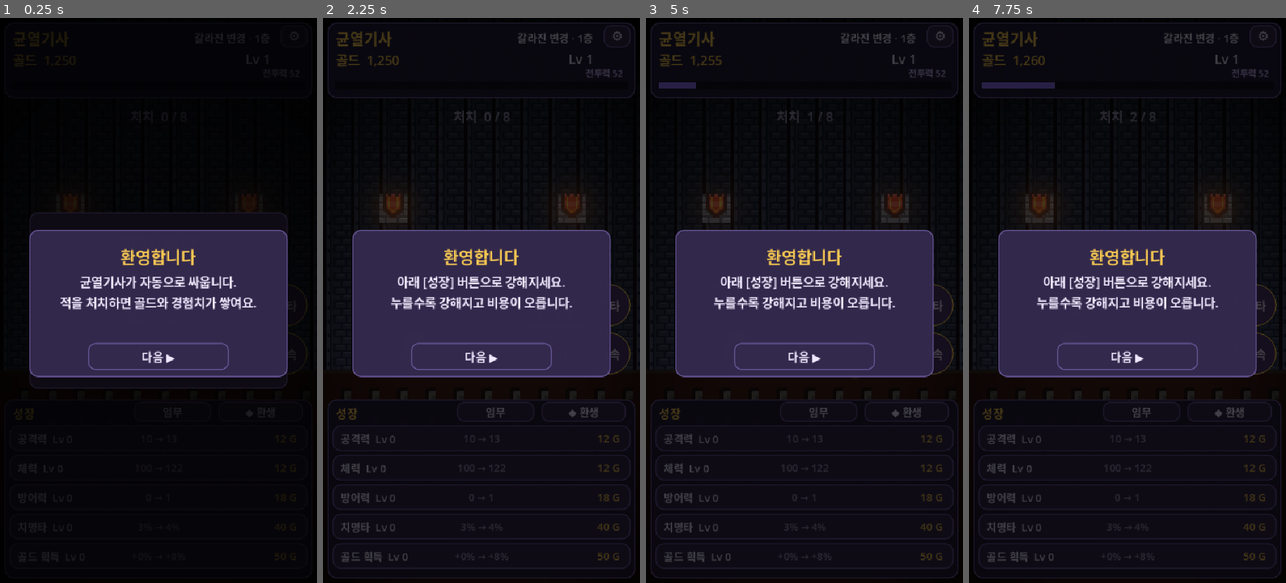
Above: before the commit, frames 1-4 (left to right).
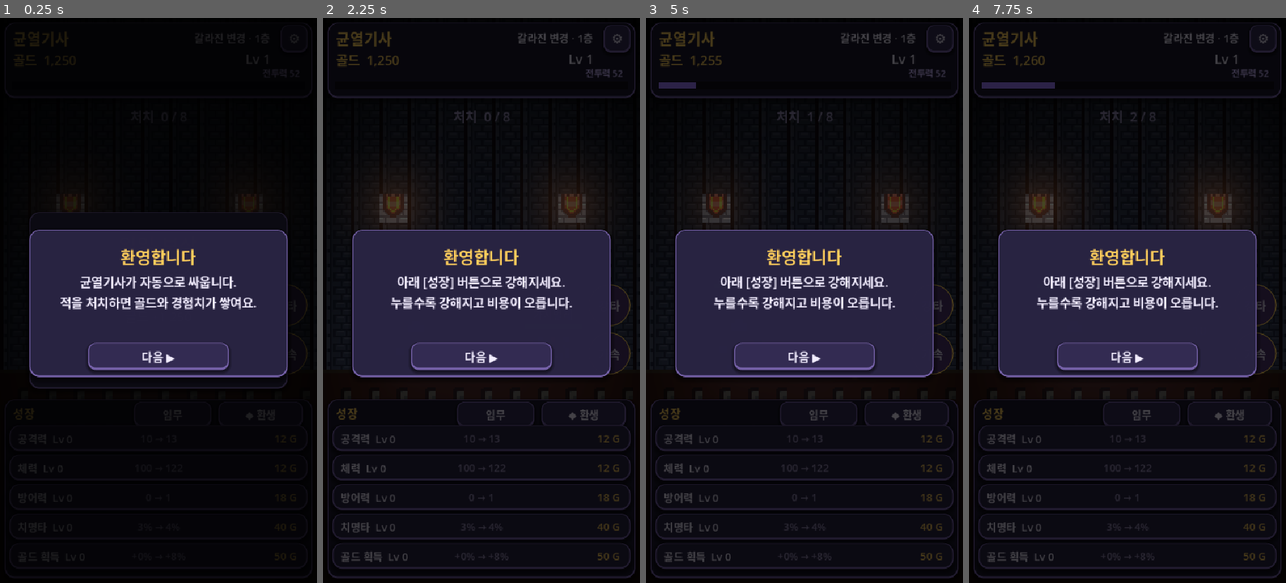
Above: after the commit, the same moments.

Repository: BN8624/unknown
Game: Godot game, scene res://Main.tscn
Same seed, same stepped clock (60 frames per second), same inputs: the game is played once before the commit and once after it.
Inputs (mouse positions are in pixels of both pictures, inside the frame that each line leads up to):
- Up to frame 1 (0.25 s): no input
- Up to frame 2 (2.25 s): click "다음 ▶" at 0.5 s; click "⚙" at 1.25 s; click "임무" at 2 s
- Up to frame 3 (5 s): click "◆ 환생" at 2.75 s; click (804, 436) at 3.52 s; click (804, 470) at 4.27 s
- Up to frame 4 (7.75 s): click (1127, 498) at 5.02 s; click (1127, 526) at 5.77 s; click (1127, 554) at 6.52 s; click "강타" at 7.25 s

The runs differ from the first frame. In frame 1, 0.8% of the frame differs, in the area x 9-91%, y 34-72%; in frame 2, 1.0%, in the area x 1-99%, y 1-99%; in frame 3, 1.0%; in frame 4, 1.0%.

Commit message:
fix+polish: 환생상점 6행 겹침 수정 + UI/그래픽 폴리시
- 버그: 균열석 상점에 처형·각성 추가로 6행이 됐는데 레이아웃이 4행
  기준이라 '환생하고 받기' 버튼이 각성 행을 덮어 탭 불가 → 6행 레이아웃
  재배치(겹침 제거).
- UI 폴리시: 패널/버튼에 소프트 섀도우·하단 베벨·콘텐츠 여백, 다크
  인디고+금색 팔레트로 통일(_new_panel/_style_button 중앙 개선 → 전역 적용).
- 그래픽: 픽셀 캐릭터에 1px 외곽선 셰이더(배경 분리)·확대(영웅104·적 r*2.7)
  ·발치 광원·횃불 가산 글로우로 입체감/분위기 강화.

Co-Authored-By: Claude Opus 4.8 <noreply@anthropic.com>

Diff:
--- a/Main.gd
+++ b/Main.gd
@@ -4,16 +4,20 @@
 const GameData := preload("res://reset/GameData.gd")
 const SaveSystem := preload("res://reset/SaveSystem.gd")
 
-# ── 팔레트 ───────────────────────────────────────────────────────
-const COL_PANEL := Color(0.14, 0.11, 0.22, 0.96)
-const COL_PANEL_HI := Color(0.20, 0.16, 0.30, 0.98)
-const COL_BORDER := Color(0.40, 0.33, 0.58)
-const COL_GOLD := Color(0.96, 0.78, 0.32)
-const COL_TEXT := Color(0.93, 0.91, 0.99)
-const COL_DIM := Color(0.62, 0.58, 0.72)
-const COL_HP := Color(0.35, 0.82, 0.42)
-const COL_HP_BOSS := Color(0.86, 0.32, 0.34)
-const COL_EXP := Color(0.55, 0.45, 0.95)
+# ── 팔레트(다크 판타지: 심해 인디고 + 금색 강조) ─────────────────
+const COL_PANEL := Color(0.10, 0.09, 0.17, 0.97)
+const COL_PANEL_HI := Color(0.16, 0.14, 0.26, 0.98)
+const COL_BTN := Color(0.20, 0.17, 0.32)
+const COL_BTN_HI := Color(0.30, 0.25, 0.46)
+const COL_BORDER := Color(0.46, 0.38, 0.66)
+const COL_BEVEL := Color(0.66, 0.56, 0.92, 0.55)   # 윗변 하이라이트
+const COL_SHADOW := Color(0.0, 0.0, 0.0, 0.45)
+const COL_GOLD := Color(1.0, 0.81, 0.36)
+const COL_TEXT := Color(0.95, 0.93, 1.0)
+const COL_DIM := Color(0.60, 0.56, 0.72)
+const COL_HP := Color(0.40, 0.85, 0.46)
+const COL_HP_BOSS := Color(0.90, 0.30, 0.34)
+const COL_EXP := Color(0.62, 0.48, 1.0)
 
 const GROUND_Y := 600.0
 const HERO_X := 158.0
@@ -497,11 +501,26 @@
 		return load(path)
 	return null
 
+var _add_mat: CanvasItemMaterial
+func _get_add_mat() -> CanvasItemMaterial:
+	if _add_mat == null:
+		_add_mat = CanvasItemMaterial.new()
+		_add_mat.blend_mode = CanvasItemMaterial.BLEND_MODE_ADD
+	return _add_mat
+
 func _gen_sprite(name: String, pos: Vector2, modulate := Color.WHITE) -> Sprite2D:
 	var s := Sprite2D.new()
 	s.texture = _load_gen(name)
 	s.position = pos
 	s.modulate = modulate
+	return s
+
+# 빛 글로우(가산 혼합 → 진짜 광원처럼 빛난다).
+func _light(pos: Vector2, scale: float, color: Color) -> Sprite2D:
+	var s := _gen_sprite("glow", pos, color)
+	if s.texture != null:
+		s.material = _get_add_mat()
+		s.scale = Vector2(scale, scale)
 	return s
 
 func _build_background() -> void:
@@ -519,15 +538,18 @@
 	bg_layer.mouse_filter = Control.MOUSE_FILTER_IGNORE
 	add_child(bg_layer)
 
-	# 벽 횃불 위치(합성 이미지 기준)에 흔들리는 불빛 글로우
+	# 벽 횃불 광원(가산 글로우, 흔들림)
 	for tx in [120.0, 424.0]:
-		var glow := _gen_sprite("glow", Vector2(tx, 322), Color(1.0, 0.55, 0.2, 0.5))
+		var glow := _light(Vector2(tx, 318), 1.15, Color(1.0, 0.55, 0.22, 0.5))
 		if glow.texture != null:
-			glow.scale = Vector2(0.7, 0.7)
 			add_child(glow)
 			var tw := create_tween().set_loops()
-			tw.tween_property(glow, "modulate:a", 0.32, 0.9).set_trans(Tween.TRANS_SINE)
-			tw.tween_property(glow, "modulate:a", 0.55, 1.1).set_trans(Tween.TRANS_SINE)
+			tw.tween_property(glow, "modulate:a", 0.34, 0.9).set_trans(Tween.TRANS_SINE)
+			tw.tween_property(glow, "modulate:a", 0.58, 1.1).set_trans(Tween.TRANS_SINE)
+	# 바닥 전투 영역 은은한 광원(캐릭터가 어둠에 묻히지 않게)
+	var floor_light := _light(Vector2(GameData.SCREEN.x * 0.5, GROUND_Y - 40), 2.4, Color(0.5, 0.45, 0.7, 0.18))
+	if floor_light.texture != null:
+		add_child(floor_light)
 
 
 
@@ -1064,35 +1086,34 @@
 	dim.size = GameData.SCREEN
 	dim.mouse_filter = Control.MOUSE_FILTER_STOP
 	prestige_overlay.add_child(dim)
-	var box := _new_panel(Rect2(34, 120, 472, 720), COL_PANEL_HI)
+	var box := _new_panel(Rect2(28, 92, 484, 770), COL_PANEL_HI)
 	prestige_overlay.add_child(box)
-	var t := _new_label("환생 · 균열석 상점", 30, Color(0.82, 0.74, 1.0))
-	t.position = Vector2(34, 142)
-	t.size = Vector2(472, 40)
+	var t := _new_label("환생 · 균열석 상점", 28, Color(0.82, 0.74, 1.0))
+	t.position = Vector2(28, 108)
+	t.size = Vector2(484, 38)
 	t.horizontal_alignment = HORIZONTAL_ALIGNMENT_CENTER
 	prestige_overlay.add_child(t)
-	prestige_body = _new_label("", 19, COL_TEXT)
-	prestige_body.position = Vector2(50, 190)
-	prestige_body.size = Vector2(440, 60)
+	prestige_body = _new_label("", 18, COL_TEXT)
+	prestige_body.position = Vector2(44, 150)
+	prestige_body.size = Vector2(452, 28)
 	prestige_body.horizontal_alignment = HORIZONTAL_ALIGNMENT_CENTER
-	prestige_body.autowrap_mode = TextServer.AUTOWRAP_WORD_SMART
 	prestige_overlay.add_child(prestige_body)
 
-	# 균열석 상점(영구 강화, 환생해도 유지)
-	var y := 264.0
+	# 균열석 상점(영구 강화, 환생해도 유지) — 6행
+	var y := 192.0
 	for udef in GameData.SOUL_UPGRADES:
 		_make_soul_row(udef, y)
-		y += 62.0
+		y += 58.0
 
 	var div := _new_label("— 환생하면 균열석을 얻고 진행은 초기화됩니다 —", 15, COL_DIM)
-	div.position = Vector2(34, 540)
-	div.size = Vector2(472, 22)
+	div.position = Vector2(28, 546)
+	div.size = Vector2(484, 22)
 	div.horizontal_alignment = HORIZONTAL_ALIGNMENT_CENTER
 	prestige_overlay.add_child(div)
 
 	prestige_do_btn = Button.new()
-	prestige_do_btn.position = Vector2(70, 576)
-	prestige_do_btn.size = Vector2(400, 60)
+	prestige_do_btn.position = Vector2(64, 578)
+	prestige_do_btn.size = Vector2(412, 58)
 	prestige_do_btn.add_theme_font_size_override("font_size", 22)
 	_style_button(prestige_do_btn)
 	prestige_do_btn.pressed.connect(func() -> void:
@@ -1111,8 +1132,8 @@
 
 	var pclose_btn := Button.new()
 	pclose_btn.text = "닫기"
-	pclose_btn.position = Vector2(70, 648)
-	pclose_btn.size = Vector2(400, 48)
+	pclose_btn.position = Vector2(64, 648)
+	pclose_btn.size = Vector2(412, 46)
 	pclose_btn.add_theme_font_size_override("font_size", 19)
 	_style_button(pclose_btn)
 	pclose_btn.pressed.connect(func() -> void:
@@ -1317,6 +1338,39 @@
 
 
 # 16px 픽셀 스프라이트를 또렷하게(nearest) 표시. 발 바닥이 y=0에 오도록 정렬.
+var _outline_mat: ShaderMaterial
+
+# 픽셀 스프라이트용 1px 외곽선 셰이더(배경에서 캐릭터를 분리).
+func _get_outline_mat() -> ShaderMaterial:
+	if _outline_mat != null:
+		return _outline_mat
+	var sh := Shader.new()
+	sh.code = """
+shader_type canvas_item;
+uniform vec4 outline_color : source_color = vec4(0.04, 0.03, 0.06, 1.0);
+uniform float width = 1.2;
+void fragment() {
+	vec2 px = width / vec2(textureSize(TEXTURE, 0));
+	vec4 c = texture(TEXTURE, UV);
+	if (c.a > 0.3) {
+		COLOR = c * COLOR;
+	} else {
+		float a = 0.0;
+		a = max(a, texture(TEXTURE, UV + vec2(px.x, 0.0)).a);
+		a = max(a, texture(TEXTURE, UV - vec2(px.x, 0.0)).a);
+		a = max(a, texture(TEXTURE, UV + vec2(0.0, px.y)).a);
+		a = max(a, texture(TEXTURE, UV - vec2(0.0, px.y)).a);
+		a = max(a, texture(TEXTURE, UV + px).a);
+		a = max(a, texture(TEXTURE, UV - px).a);
+		COLOR = vec4(outline_color.rgb, outline_color.a * step(0.3, a) * COLOR.a);
+	}
+}
+"""
+	_outline_mat = ShaderMaterial.new()
+	_outline_mat.shader = sh
+	return _outline_mat
+
+
 func _pixel_sprite(name: String, disp_h: float, tint := Color.WHITE) -> Sprite2D:
 	var path := "res://assets/sprites/%s.png" % name
 	if not ResourceLoader.exists(path):
@@ -1324,6 +1378,7 @@
 	var s := Sprite2D.new()
 	s.texture = load(path)
 	s.texture_filter = CanvasItem.TEXTURE_FILTER_NEAREST
+	s.material = _get_outline_mat()
 	s.modulate = tint
 	var th: float = maxf(1.0, s.texture.get_height())
 	var sc := disp_h / th
@@ -1335,12 +1390,11 @@
 
 func _make_hero() -> Node2D:
 	var root := Node2D.new()
-	root.add_child(_shadow(120))
-	var aura0 := _gen_sprite("glow", Vector2(0, -50), Color(0.45, 0.6, 1.0, 0.14))
-	if aura0.texture != null:
-		aura0.scale = Vector2(0.7, 0.9)
-		root.add_child(aura0)
-	var spr := _pixel_sprite(_hero_skin_name(), 84.0)
+	root.add_child(_shadow(140))
+	var hl := _light(Vector2(0, -54), 1.0, Color(0.55, 0.65, 1.0, 0.22))   # 영웅 발치 광원
+	if hl.texture != null:
+		root.add_child(hl)
+	var spr := _pixel_sprite(_hero_skin_name(), 104.0)
 	if spr != null:
 		hero_sprite = spr
 		root.add_child(spr)
@@ -1362,7 +1416,7 @@
 		return
 	var tex: Texture2D = load(path)
 	hero_sprite.texture = tex
-	var sc := 84.0 / maxf(1.0, tex.get_height())
+	var sc := 104.0 / maxf(1.0, tex.get_height())
 	hero_sprite.scale = Vector2(sc, sc)
 	hero_sprite.position = Vector2(-tex.get_width() * sc * 0.5, -tex.get_height() * sc)
 
@@ -1410,14 +1464,13 @@
 	var root := Node2D.new()
 	var r: float = e["r"]
 	var col: Color = e["color"]
-	root.add_child(_shadow(r * 2.6))
+	root.add_child(_shadow(r * 3.0))
 	if e["boss"]:
-		var ba := _gen_sprite("glow", Vector2(0, -r), Color(col.r, col.g * 0.5, col.b * 0.5, 0.26))
+		var ba := _light(Vector2(0, -r), r / 80.0, Color(col.r, col.g * 0.5, col.b * 0.5, 0.34))
 		if ba.texture != null:
-			ba.scale = Vector2(r / 95.0, r / 95.0)
 			root.add_child(ba)
 	# Kenney CC0 픽셀 스프라이트 우선, 없으면 절차적 도형
-	var spr := _pixel_sprite(String(e.get("sprite", "")), r * 2.3, e.get("tint", Color.WHITE))
+	var spr := _pixel_sprite(String(e.get("sprite", "")), r * 2.7, e.get("tint", Color.WHITE))
 	if spr != null:
 		root.add_child(spr)
 		return root
@@ -2104,25 +2157,58 @@
 	p.mouse_filter = Control.MOUSE_FILTER_IGNORE
 	var sb := StyleBoxFlat.new()
 	sb.bg_color = col
-	sb.set_corner_radius_all(14)
+	sb.set_corner_radius_all(16)
 	sb.border_color = COL_BORDER
 	sb.set_border_width_all(2)
+	sb.border_width_top = 1
+	sb.border_width_bottom = 3            # 아래 두껍게 → 입체감
+	sb.shadow_color = COL_SHADOW
+	sb.shadow_size = 8                    # 소프트 드롭 섀도우 → 배경에서 떠 보임
+	sb.shadow_offset = Vector2(0, 4)
+	sb.content_margin_left = 14
+	sb.content_margin_right = 14
+	sb.content_margin_top = 10
+	sb.content_margin_bottom = 10
 	p.add_theme_stylebox_override("panel", sb)
 	return p
 
 
+# 입체 베벨 버튼 스타일박스 한 장.
+func _btn_box(bg: Color, top_bevel: bool) -> StyleBoxFlat:
+	var s := StyleBoxFlat.new()
+	s.bg_color = bg
+	s.set_corner_radius_all(12)
+	s.border_color = COL_BORDER
+	s.set_border_width_all(2)
+	s.border_width_bottom = 4
+	if top_bevel:
+		s.border_width_top = 1
+	s.expand_margin_top = 0.0
+	s.content_margin_left = 12
+	s.content_margin_right = 12
+	s.content_margin_top = 8
+	s.content_margin_bottom = 8
+	s.shadow_color = COL_SHADOW
+	s.shadow_size = 5
+	s.shadow_offset = Vector2(0, 3)
+	return s
+
+
 func _style_button(b: Button) -> void:
-	var normal := StyleBoxFlat.new()
-	normal.bg_color = COL_PANEL_HI
-	normal.set_corner_radius_all(12)
-	normal.border_color = COL_BORDER
-	normal.set_border_width_all(2)
-	var hover := normal.duplicate()
-	hover.bg_color = Color(0.28, 0.22, 0.40)
+	var normal := _btn_box(COL_BTN, true)
+	var hover := _btn_box(COL_BTN_HI, true)
+	var pressed := _btn_box(COL_BTN_HI.darkened(0.1), false)
+	pressed.border_width_bottom = 2
+	pressed.shadow_size = 2
+	var disabled := _btn_box(Color(0.14, 0.12, 0.20), true)
+	disabled.border_color = Color(0.30, 0.27, 0.40)
 	b.add_theme_stylebox_override("normal", normal)
 	b.add_theme_stylebox_override("hover", hover)
-	b.add_theme_stylebox_override("pressed", hover)
+	b.add_theme_stylebox_override("pressed", pressed)
+	b.add_theme_stylebox_override("disabled", disabled)
 	b.add_theme_color_override("font_color", COL_TEXT)
+	b.add_theme_color_override("font_hover_color", Color(1, 1, 1))
+	b.add_theme_color_override("font_disabled_color", Color(0.5, 0.47, 0.6))
 	b.pressed.connect(_btn_pop.bind(b))
 
 
